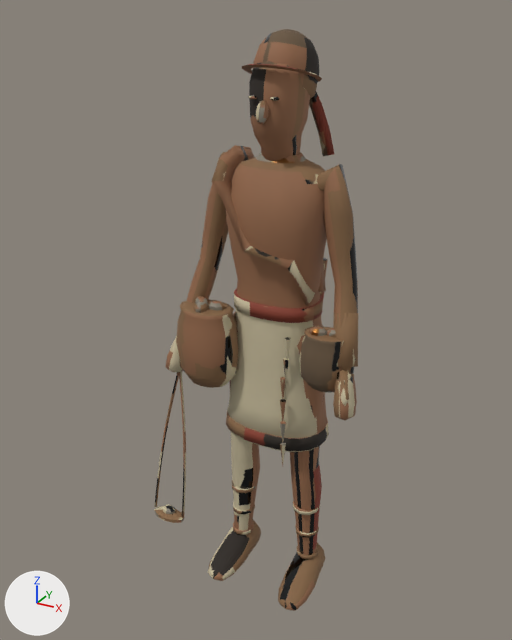
The glTF model Assets/Models/ArtBible/Enemies/Bronze/WallSlinger/glTF/WallSlinger.gltf as it was, and as the next commit left it.
Rendered twice from a camera (50 mm lens) standing at (0.845, -1.663, 1.708) and looking at (-0.074, 0.009, 0.872). Arrows for +X, +Y and +Z are at lower left; the lights stay in place. The first picture is the older version. Vertices at exactly the same position are counted once.

In view in the first picture: 'WallSlinger'.
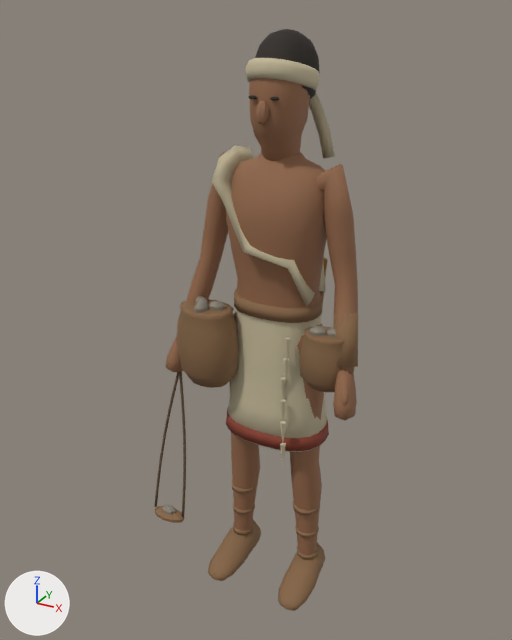
Where the change shows, as pixel boxes (x1, y1, x2, y2) in the pictures (512 x 640 px; the box of a moved part takes in the faces that stretch with it):
part 1 of me_wallslinger, moved or reshaped
    before: (242, 64, 334, 156)
    after: (246, 58, 335, 158)
part 2 of me_wallslinger, surface changed
    both: (154, 29, 358, 611)

The edits, one by one:
me_wallslinger is used by ob_wallslinger; location (0.0, 0.0, 0.0).
me_wallslinger had 2274 vertices, 4356 faces and spanned x -0.38..0.29, y -0.18..0.18, z 0.0..1.66.
me_wallslinger now has 2286 vertices, 4376 faces and spans x -0.38..0.29, y -0.18..0.19, z 0.0..1.66.
Part 1, on me_wallslinger:
119 vertices are removed from x -0.1..0.1, y -0.11..0.18, z 1.33..1.59.
286 faces are deleted.
8 vertices in x -0.08..0.08, y 0.13..0.18, z 1.33..1.53 move by (0.0, 0.0, -0.01).
6 vertices in x -0.05..0.05, y 0.13..0.18, z 1.4..1.53 move by (0.0, 0.01, -0.01).
17 vertices move from x -0.06..0.06, y 0.11..0.18, z 1.33..1.55 to x -0.06..0.06, y 0.11..0.19, z 1.33..1.55.
131 vertices are added at x -0.09..0.09, y -0.09..0.19, z 1.33..1.6.
306 new faces join them.
me_wallslinger part 2: 3835 kept faces spanning x -0.38..0.29, y -0.18..0.19, z 0.0..1.66 get new texture (UV) coordinates.
